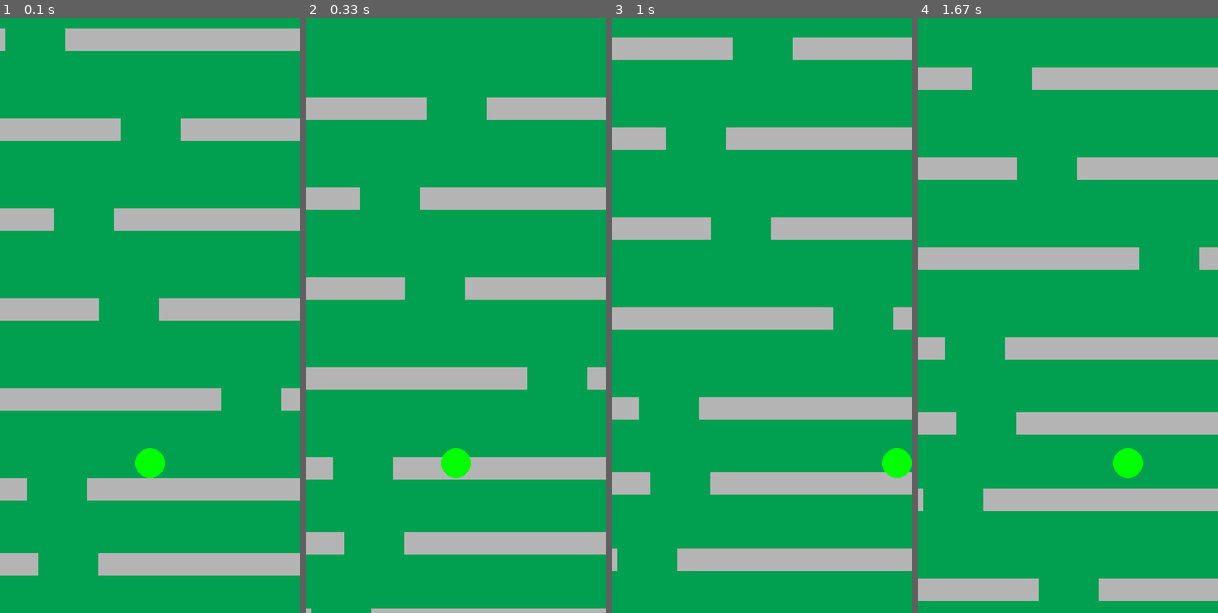
Above: before the commit, frames 1-4 (left to right).
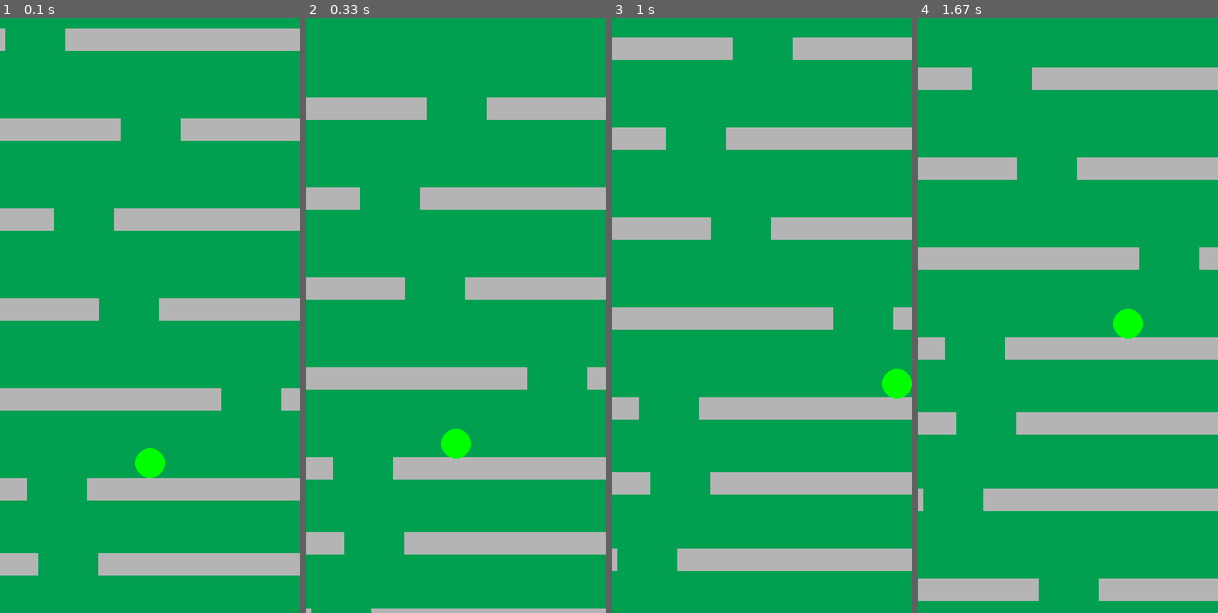
Above: after the commit, the same moments.

Repository: TheGoldKay/pygame-projects
Game: pygame game, started from falling_ball/main.py
The game is run twice, just before and just after one commit, with the same random seed, the same clock (stepped at 60 frames per second) and the same inputs.
Inputs:
- Up to frame 1 (0.1 s): no input
- Up to frame 2 (0.33 s): no input
- Up to frame 3 (1 s): hold Right 0.33-0.8 s; hold Right from 0.83 s (still down)
- Up to frame 4 (1.67 s): release Right at 1.3 s; hold Left from 1.33 s (still down)

Frame 1 is identical in both runs. In frame 2, 0.6% of the frame differs, in the area x 45-55%, y 69-78%; in frame 3, 0.8%, in the area x 90-100%, y 58-78%; in frame 4, 0.8%.

Commit message:
falling down

Diff:
--- a/falling_ball/main.py
+++ b/falling_ball/main.py
@@ -15,6 +15,7 @@
 CIRCLE_CY = (WIN_HEIGHT / 2) + (WIN_HEIGHT / 4)
 CIRCLE_COLOR = (200, 200, 200)
 CIRCLE_SPEED = 5
+FALL = False
 
 BAR_HEIGHT = 30
 BAR_SPEED = 2
@@ -51,7 +52,8 @@
   pg.draw.circle(win, 'green', circle.center, CIRCLE_RADIUS)
   pg.display.update()
 
-def moveCircle(circle, left, right):
+def moveCircle(circle, left, right, bars):
+  global FALL
   if left:
     circle.x -=  CIRCLE_SPEED
     LEFT = True
@@ -62,6 +64,24 @@
     circle.x = 0
   elif circle.x + CIRCLE_RADIUS * 2 >= WIN_WIDTH:
     circle.x = WIN_WIDTH - CIRCLE_RADIUS * 2
+
+
+  for pair in bars:
+    bar, hole = pair
+    hole.y -= 3
+    if circle.colliderect(hole):
+      FALL = True
+    if circle.colliderect(bar) and not circle.colliderect(hole):
+      circle.y = bar.y - CIRCLE_RADIUS * 2
+      FALL = False
+
+  if FALL:
+    circle.y += CIRCLE_SPEED
+
+  if circle.y <= 0:
+    circle.y = WIN_HEIGHT
+  elif circle.y + CIRCLE_RADIUS * 2 >= WIN_HEIGHT:
+    circle.y = WIN_HEIGHT - CIRCLE_RADIUS * 2
   return circle
 
 def moveBars(bars):
@@ -82,6 +102,7 @@
   pg.display.set_caption("Falling Ball")
   RIGHT = False
   LEFT = False
+  FALL = False
   run = True
   bars = makeBars()
   while run:
@@ -99,7 +120,7 @@
       elif event.type == pg.KEYUP:
         LEFT = False
         RIGHT = False
-    circle = moveCircle(circle, LEFT, RIGHT)
+    circle = moveCircle(circle, LEFT, RIGHT, bars)
     bars = moveBars(bars)
     drawDisplay(screen, circle, bars)
   pg.quit()
